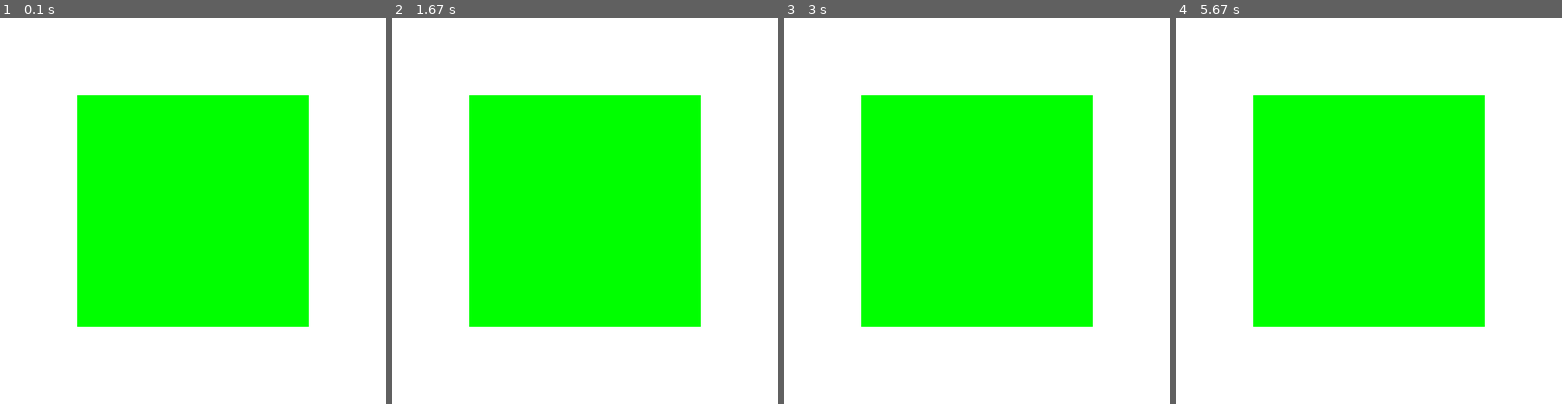
Above: before the commit, frames 1-4 (left to right).
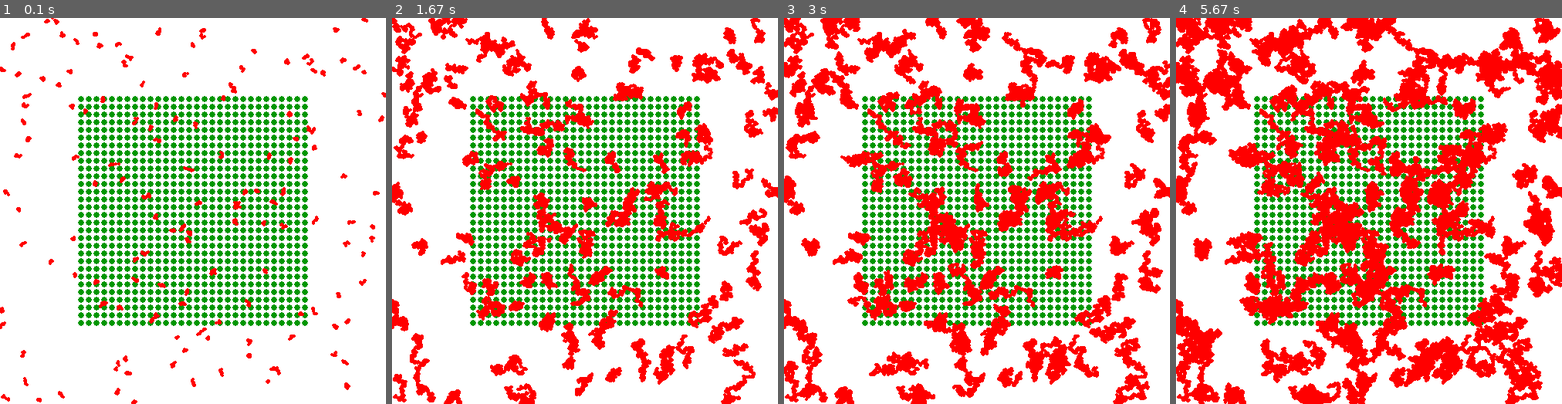
Above: after the commit, the same moments.

Repository: marioayala15/SpatialEpiSim
Game: pygame game, started from Pygamevectors.py
Two runs of this game, one before a commit and one after it. Both use one fixed random seed, a clock stepped at 60 frames per second and the inputs below.
Inputs:
- Up to frame 1 (0.1 s): no input
- Up to frame 2 (1.67 s): no input
- Up to frame 3 (3 s): no input
- Up to frame 4 (5.67 s): no input

The runs differ from the first frame. In frame 1, 38% of the frame differs, in the area x 0-100%, y 0-100%; in frame 2, 47%; in frame 3, 52%; in frame 4, 60%.

Commit message:
reflecting vectors

Diff:
--- a/Pygamevectors.py
+++ b/Pygamevectors.py
@@ -1,17 +1,46 @@
 import pygame, sys, random
+
+#Colours
+white=(255,255,255)
+blue=(0,0,255)
+green=(0,255,0)
+red=(255,0,0)
+
+
+
+# Simulation model-parameters
+
+wind_withd = 500
+wind_height = 500
+a=0
+sigma=1
+dt=1
+
 
 class vector:
 
     def __init__(self,x,y):
         self.xpos = x
         self.ypos = y
+        self.colour= red
         self.state = 0
+        self.size = 2
 
     def move(self):
-        pass
+        self.xpos = self.xpos + a*dt + sigma*random.normalvariate(0,dt)
+        self.ypos = self.ypos + a*dt + sigma*random.normalvariate(0,dt)
+        if self.xpos >= wind_withd:
+            self.xpos=self.xpos-1
+        elif self.xpos <=0:
+            self.xpos= self.xpos+1
+
+        if self.ypos >= wind_height:
+            self.ypos=self.ypos-1
+        elif self.ypos <=0:
+            self.ypos= self.ypos+1
 
     def display(self):
-        pass
+        pygame.draw.circle(screen, self.colour, (int(self.xpos), int(self.ypos)), self.size, self.size)
 
 
 class plant:
@@ -20,20 +49,19 @@
         self.xpos = x
         self.ypos = y
         self.virus = []
-        self.size = 10
+        self.size = 4
+        self.colour = (0,150,0)
 
     def display(self):
-        pass
+        pygame.draw.circle(screen, self.colour, (int(self.xpos), int(self.ypos)), self.size, self.size)
 
 
 
-# Simulation model-parameters
 
-wind_withd = 500
-wind_height = 500
-n = 15  # number of vectors (they dont day during the whole simulation)
+n = 150  # number of vectors (they dont die during the whole simulation)
 
 list_vectors = []
+list_plants =[]
 
 for i in range(n):
     list_vectors.append(vector(random.randint(0,wind_withd),random.randint(0,wind_height)))
@@ -45,22 +73,26 @@
 pygame.display.set_caption('Simulation vectors and plants')
 clock = pygame.time.Clock()
 
-white=(255,255,255)
-blue=(0,0,255)
-green=(0,255,0)
+
 
 screen.fill(white)
 
-pygame.draw.rect(screen,green,(100,100,300,300))
+pygame.draw.rect(screen,white,(100,100,300,300))
 
+for i in range(105,400,10):
+    for j in range(105,400,10):
+        list_plants.append(plant(i,j))
+
+for planta in list_plants:
+    planta.display()
 
 while True:
-	for event in pygame.event.get():
-		if event.type == pygame.QUIT:
-			pygame.quit()
-			sys.exit()
-
-
-
-	pygame.display.update()
-	clock.tick(120)
+    for event in pygame.event.get():
+        if event.type == pygame.QUIT:
+            pygame.quit()
+            sys.exit()
+    for vec in list_vectors:
+        vec.move()
+        vec.display()
+    pygame.display.update()
+    clock.tick(120)
Binary file added: mosquito.png
